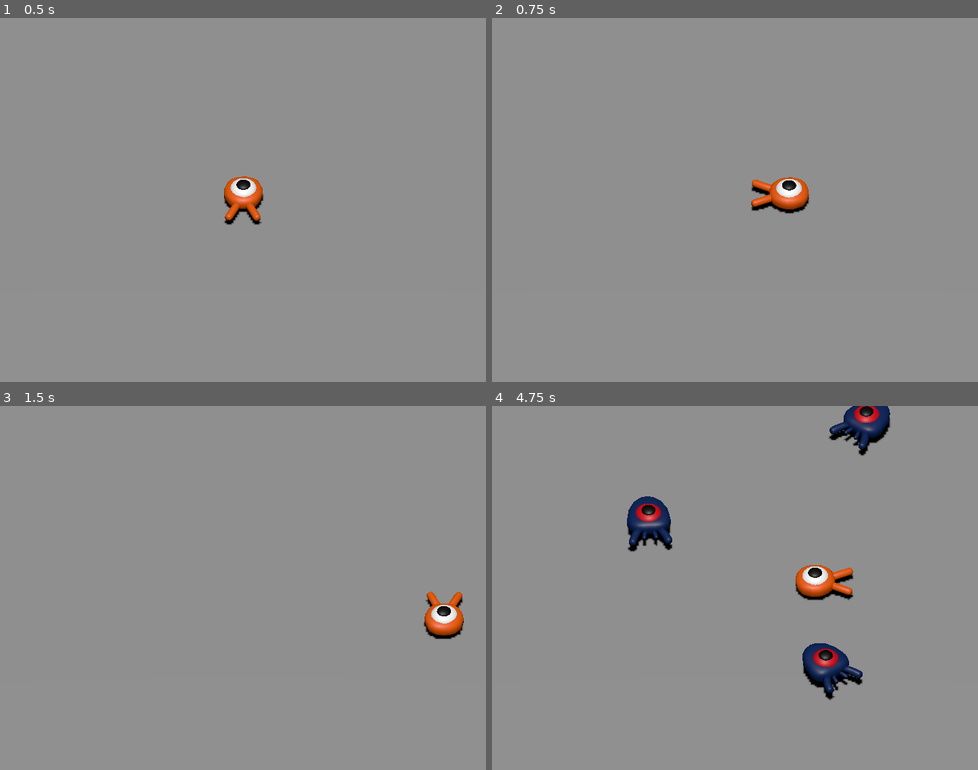
Above: before the commit, frames 1-4 (two rows, left to right).
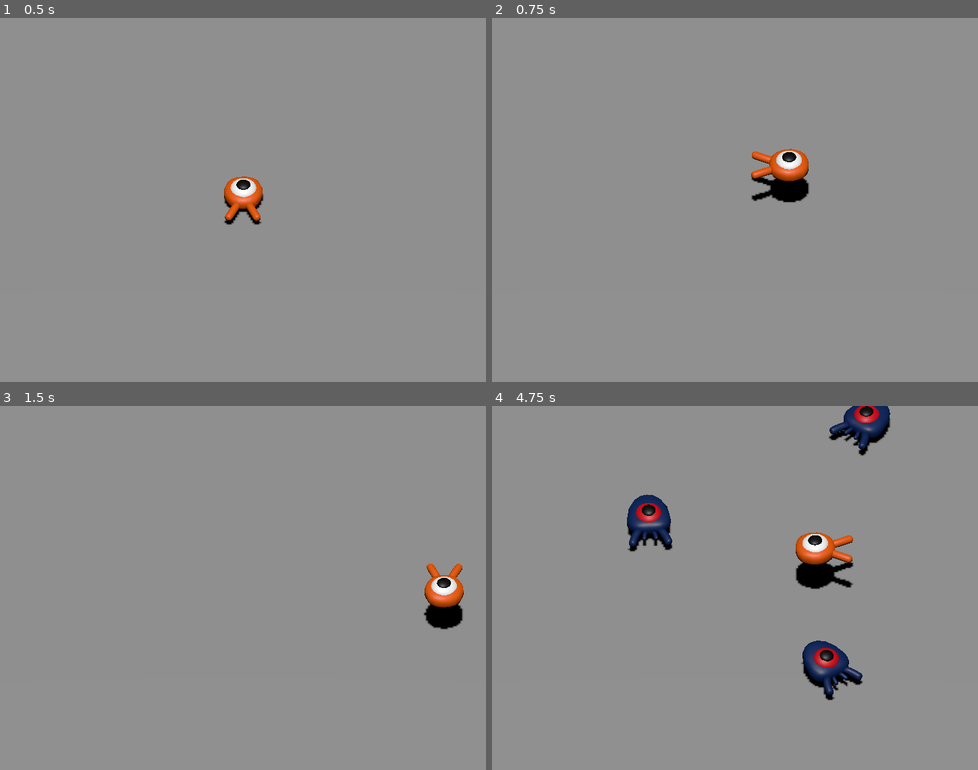
Above: after the commit, the same moments.

Repository: abhishekkr/godot-samples
Game: Godot game, scene res://scenes/main.tscn
The game is run twice, just before and just after one commit, with the same random seed, the same clock (stepped at 60 frames per second) and the same inputs.
Inputs:
- Up to frame 1 (0.5 s): no input
- Up to frame 2 (0.75 s): hold D (move_right) from 0.53 s (still down); tap Space (jump) at 0.6 s
- Up to frame 3 (1.5 s): tap Space (jump) at 0.77, 1.07, 1.35 s; release D (move_right) at 1.28 s; hold S (move_backward) from 1.28 s (still down)
- Up to frame 4 (4.75 s): tap Space (jump) at 1.52, 1.82, 2.1, 2.85, 3.02, 3.32, 3.6, 3.77, 4.07, 4.35, 4.52 s; release S (move_backward) at 2.03 s; hold D (move_right) 2.03-2.78 s; hold W (move_forward) 2.78-3.53 s; hold A (move_left) from 3.53 s (still down)

Frame 1 is identical in both runs. In frame 2, 1.7% of the frame differs, in the area x 53-66%, y 35-54%; in frame 3, 1.3%; in frame 4, 2.2%, in the area x 27-77%, y 24-81%.

Commit message:
[creeper-dodger-3d] squash the mob with jump; hurt when hit
Signed-off-by: AbhishekKr <abhikumar163@gmail.com>

Diff:
--- a/creeper-doder-3d/project.godot
+++ b/creeper-doder-3d/project.godot
@@ -62,6 +62,12 @@
 ]
 }
 
+[layer_names]
+
+3d_physics/layer_1="world"
+3d_physics/layer_2="player"
+3d_physics/layer_3="mob"
+
 [rendering]
 
 anti_aliasing/quality/msaa_3d=2
--- a/creeper-doder-3d/scenes/main.gd
+++ b/creeper-doder-3d/scenes/main.gd
@@ -14,6 +14,8 @@
 
 
 func _on_mob_timer_timeout() -> void:
+	if get_node_or_null("Player") == null:
+		$MobTimer.stop()
 	# Create a new instance of the Mob scene.
 	var mob = mob_scene.instantiate()
 
@@ -28,3 +30,7 @@
 
 	# Spawn the mob by adding it to the Main scene.
 	add_child(mob)
+
+
+func _on_player_hit() -> void:
+	$MobTimer.stop()
--- a/creeper-doder-3d/scenes/main.tscn
+++ b/creeper-doder-3d/scenes/main.tscn
@@ -29,6 +29,7 @@
 
 [node name="Ground" type="StaticBody3D" parent="."]
 transform = Transform3D(1, 0, 0, 0, 1, 0, 0, 0, 1, 0, -1, 0)
+collision_mask = 6
 
 [node name="CollisionShape3D" type="CollisionShape3D" parent="Ground"]
 transform = Transform3D(1, 0, 0, 0, 1, 0, 0, 0, 1, 0, 1, 0)
@@ -84,4 +85,5 @@
 wait_time = 0.5
 autostart = true
 
+[connection signal="hit" from="Player" to="." method="_on_player_hit"]
 [connection signal="timeout" from="MobTimer" to="." method="_on_mob_timer_timeout"]
--- a/creeper-doder-3d/scenes/mob.gd
+++ b/creeper-doder-3d/scenes/mob.gd
@@ -1,4 +1,6 @@
 extends CharacterBody3D
+
+signal squashed
 
 # Minimum speed of the mob in meters per second.
 @export var min_speed = 10
@@ -27,3 +29,9 @@
 
 func _on_visible_on_screen_notifier_3d_screen_exited():
 	queue_free()
+
+
+
+func squash():
+	squashed.emit()
+	queue_free()
--- a/creeper-doder-3d/scenes/mob.tscn
+++ b/creeper-doder-3d/scenes/mob.tscn
@@ -7,7 +7,9 @@
 height = 1.5
 radius = 1.0
 
-[node name="Mob" type="CharacterBody3D"]
+[node name="Mob" type="CharacterBody3D" groups=["mobGroup"]]
+collision_layer = 4
+collision_mask = 3
 script = ExtResource("1_bsing")
 
 [node name="Pivot" type="Node3D" parent="."]
--- a/creeper-doder-3d/scenes/player.gd
+++ b/creeper-doder-3d/scenes/player.gd
@@ -1,9 +1,14 @@
 extends CharacterBody3D
+
+signal hit
 
 # How fast the player moves in meters per second.
 @export var speed = 14
 # The downward acceleration when in the air, in meters per second squared.
 @export var fall_acceleration = 75
+
+@export var jump_impulse = 20
+@export var bounce_impulse = 16
 
 var target_velocity = Vector3.ZERO
 
@@ -23,6 +28,9 @@
 	if Input.is_action_pressed("move_forward"):
 		direction.z -= 1
 
+	# Jumping.
+	if is_on_floor() and Input.is_action_just_pressed("jump"):
+		target_velocity.y = jump_impulse
 
 	if direction != Vector3.ZERO:
 		direction = direction.normalized()
@@ -41,3 +49,34 @@
 	# Moving the Character
 	velocity = target_velocity
 	move_and_slide()
+
+	for index in range(get_slide_collision_count()):
+		# We get one of the collisions with the player
+		var collision = get_slide_collision(index)
+
+		# If there are duplicate collisions with a mob in a single frame
+		# the mob will be deleted after the first collision, and a second call to
+		# get_collider will return null, leading to a null pointer when calling
+		# collision.get_collider().is_in_group("mob").
+		# This block of code prevents processing duplicate collisions.
+		if collision.get_collider() == null:
+			continue
+
+		# If the collider is with a mob
+		if collision.get_collider().is_in_group("mobGroup"):
+			var mob = collision.get_collider()
+			# we check that we are hitting it from above.
+			if Vector3.UP.dot(collision.get_normal()) > 0.1:
+				# If so, we squash it and bounce.
+				mob.squash()
+				target_velocity.y = bounce_impulse
+				# Prevent further duplicate calls.
+				break
+
+func die():
+	hit.emit()
+	queue_free()
+
+
+func _on_hit_detector_body_entered(body: Node3D) -> void:
+	die() # Replace with function body.
--- a/creeper-doder-3d/scenes/player.tscn
+++ b/creeper-doder-3d/scenes/player.tscn
@@ -8,7 +8,13 @@
 height = 1.0
 radius = 1.0
 
+[sub_resource type="CylinderShape3D" id="CylinderShape3D_qhqgy"]
+height = 1.12402
+radius = 2.0
+
 [node name="Player" type="CharacterBody3D"]
+collision_layer = 2
+collision_mask = 5
 script = ExtResource("1_g2els")
 
 [node name="Pivot" type="Node3D" parent="."]
@@ -17,3 +23,14 @@
 
 [node name="CollisionShape3D" type="CollisionShape3D" parent="."]
 shape = SubResource("CylinderShape3D_g2els")
+
+[node name="HitDetector" type="Area3D" parent="."]
+collision_layer = 2
+collision_mask = 4
+
+[node name="CollisionShape3D" type="CollisionShape3D" parent="HitDetector"]
+transform = Transform3D(1, 0, 0, 0, 1, 0, 0, 0, 1, 0, 0.208723, 0)
+shape = SubResource("CylinderShape3D_qhqgy")
+debug_color = Color(0.845685, 0.252272, 0.704811, 0.42)
+
+[connection signal="body_entered" from="HitDetector" to="." method="_on_hit_detector_body_entered"]
Not shown: 1 places in creeper-doder-3d/scenes/player.tscn that only renumber resources
